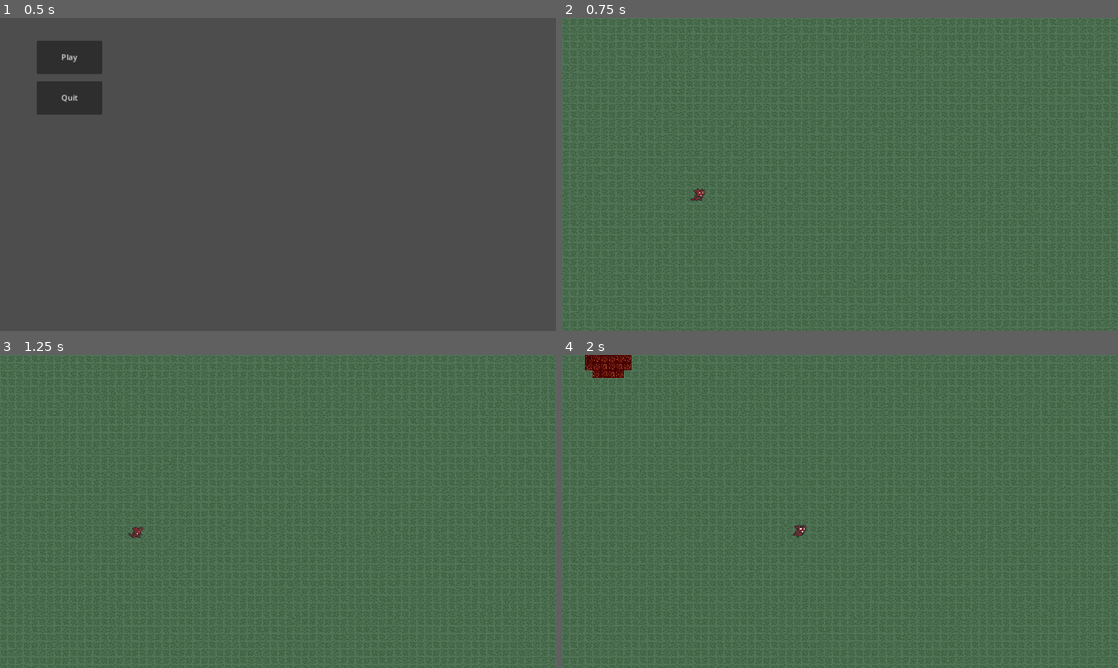
Above: before the commit, frames 1-4 (two rows, left to right).
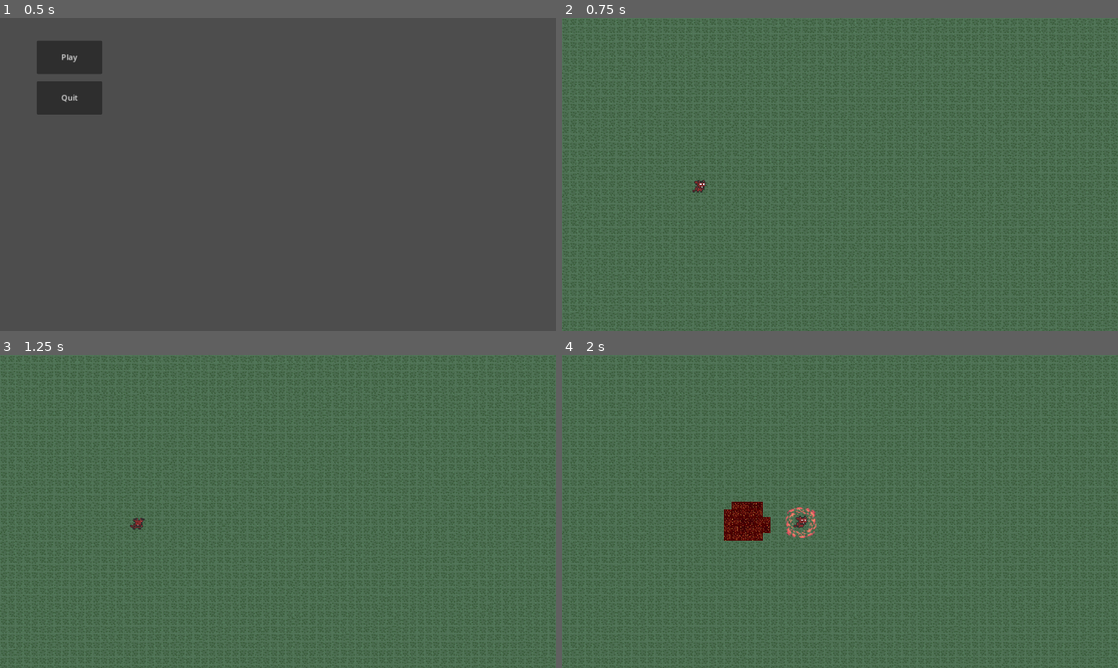
Above: after the commit, the same moments.

Repository: Seblis/They-won-t-survive
Game: Godot game, scene res://main.tscn
Same seed, same stepped clock (60 frames per second), same inputs: the game is played once before the commit and once after it.
Inputs:
- Up to frame 1 (0.5 s): no input
- Up to frame 2 (0.75 s): click "Play" at 0.5 s
- Up to frame 3 (1.25 s): no input
- Up to frame 4 (2 s): tap Enter at 1.25 s; hold Right (ui_right) from 1.28 s (still down)

Frame 1 is identical in both runs. In frame 2, 0.1% of the frame differs, in the area x 23-26%, y 51-59%; in frame 3, 0.1%; in frame 4, 1.8%, in the area x 4-46%, y 0-60%.

Commit message:
Animated sprite added to basic weapon

Diff:
--- a/levels/base_level.tscn
+++ b/levels/base_level.tscn
@@ -147,7 +147,7 @@
 sources/1 = SubResource("TileSetAtlasSource_44fow")
 
 [sub_resource type="CircleShape2D" id="CircleShape2D_7onf8"]
-radius = 36.0
+radius = 32.0
 
 [sub_resource type="WorldBoundaryShape2D" id="WorldBoundaryShape2D_ccqom"]
 normal = Vector2(0, 1)
@@ -176,6 +176,7 @@
 scale = Vector2(2, 2)
 
 [node name="CorruptionWeapons" type="Node2D" parent="Player"]
+show_behind_parent = true
 position = Vector2(-142.5, -173.5)
 scale = Vector2(0.5, 0.5)
 
--- a/player/player.tscn
+++ b/player/player.tscn
@@ -117,14 +117,13 @@
 script = ExtResource("1_ukcj2")
 
 [node name="Sprite2D" type="Sprite2D" parent="."]
-visibility_layer = 513
 texture_filter = 1
+position = Vector2(1, -9)
 texture = ExtResource("1_8sb3y")
 hframes = 8
 vframes = 12
 
 [node name="CollisionShape2D" type="CollisionShape2D" parent="."]
-position = Vector2(-1, 9)
 shape = SubResource("RectangleShape2D_c50aw")
 
 [node name="AnimationPlayer" type="AnimationPlayer" parent="."]
--- a/player/weapons/corruption_weapon.gd
+++ b/player/weapons/corruption_weapon.gd
@@ -12,6 +12,7 @@
 @export var hitbox: Shape2D
 @onready var attack_cooldown = $AttackCooldown
 @onready var collision_shape_2d = $CollisionShape2D
+@onready var animated_sprite_2d = $AnimatedSprite2D
 
 var _active_left: int = -1
 var _startup_left: int = -1
@@ -20,6 +21,8 @@
 func _ready():
 	attack_cooldown.wait_time = cooldown
 	collision_shape_2d.shape = hitbox
+	collision_shape_2d.global_position = get_parent().get_parent().global_position
+	animated_sprite_2d.global_position = get_parent().get_parent().global_position
 
 # Called every frame. 'delta' is the elapsed time since the previous frame.
 func _physics_process(delta):
@@ -42,3 +45,4 @@
 	_active_left = active_frames
 	_startup_left = startup_frames
 	_attack_enabled = true
+	animated_sprite_2d.play("default")
--- a/player/weapons/corruption_weapon.tscn
+++ b/player/weapons/corruption_weapon.tscn
@@ -1,9 +1,52 @@
-[gd_scene load_steps=3 format=3 uid="uid://br7m47vps1buj"]
+[gd_scene load_steps=9 format=3 uid="uid://br7m47vps1buj"]
 
 [ext_resource type="Script" path="res://player/weapons/corruption_weapon.gd" id="1_cqx4w"]
+[ext_resource type="Texture2D" uid="uid://qxx6en1qctyp" path="res://assets/sprites/Red Effect Bullet Impact Explosion 32x32.png" id="2_mq05l"]
 
 [sub_resource type="CircleShape2D" id="CircleShape2D_uxhda"]
 radius = 25.0
+
+[sub_resource type="AtlasTexture" id="AtlasTexture_jf1p3"]
+atlas = ExtResource("2_mq05l")
+region = Rect2(192, 160, 32, 32)
+
+[sub_resource type="AtlasTexture" id="AtlasTexture_pjuhw"]
+atlas = ExtResource("2_mq05l")
+region = Rect2(224, 160, 32, 32)
+
+[sub_resource type="AtlasTexture" id="AtlasTexture_f76fj"]
+atlas = ExtResource("2_mq05l")
+region = Rect2(256, 160, 32, 32)
+
+[sub_resource type="AtlasTexture" id="AtlasTexture_vfu3f"]
+atlas = ExtResource("2_mq05l")
+region = Rect2(288, 160, 32, 32)
+
+[sub_resource type="SpriteFrames" id="SpriteFrames_kmuha"]
+animations = [{
+"frames": [{
+"duration": 1.0,
+"texture": null
+}, {
+"duration": 1.0,
+"texture": SubResource("AtlasTexture_jf1p3")
+}, {
+"duration": 1.0,
+"texture": SubResource("AtlasTexture_pjuhw")
+}, {
+"duration": 1.0,
+"texture": SubResource("AtlasTexture_f76fj")
+}, {
+"duration": 1.0,
+"texture": SubResource("AtlasTexture_vfu3f")
+}, {
+"duration": 1.0,
+"texture": null
+}],
+"loop": false,
+"name": &"default",
+"speed": 10.0
+}]
 
 [node name="BaseCorruptionWeapon" type="Area2D"]
 collision_layer = 2
@@ -12,6 +55,10 @@
 script = ExtResource("1_cqx4w")
 hitbox = SubResource("CircleShape2D_uxhda")
 
+[node name="AnimatedSprite2D" type="AnimatedSprite2D" parent="."]
+scale = Vector2(2, 2)
+sprite_frames = SubResource("SpriteFrames_kmuha")
+
 [node name="CollisionShape2D" type="CollisionShape2D" parent="."]
 
 [node name="AttackCooldown" type="Timer" parent="."]
Binary file added: assets/sprites/Red Effect Bullet Impact Explosion 32x32.png
Not shown, added: assets/sprites/Red Effect Bullet Impact Explosion 32x32.png.import
